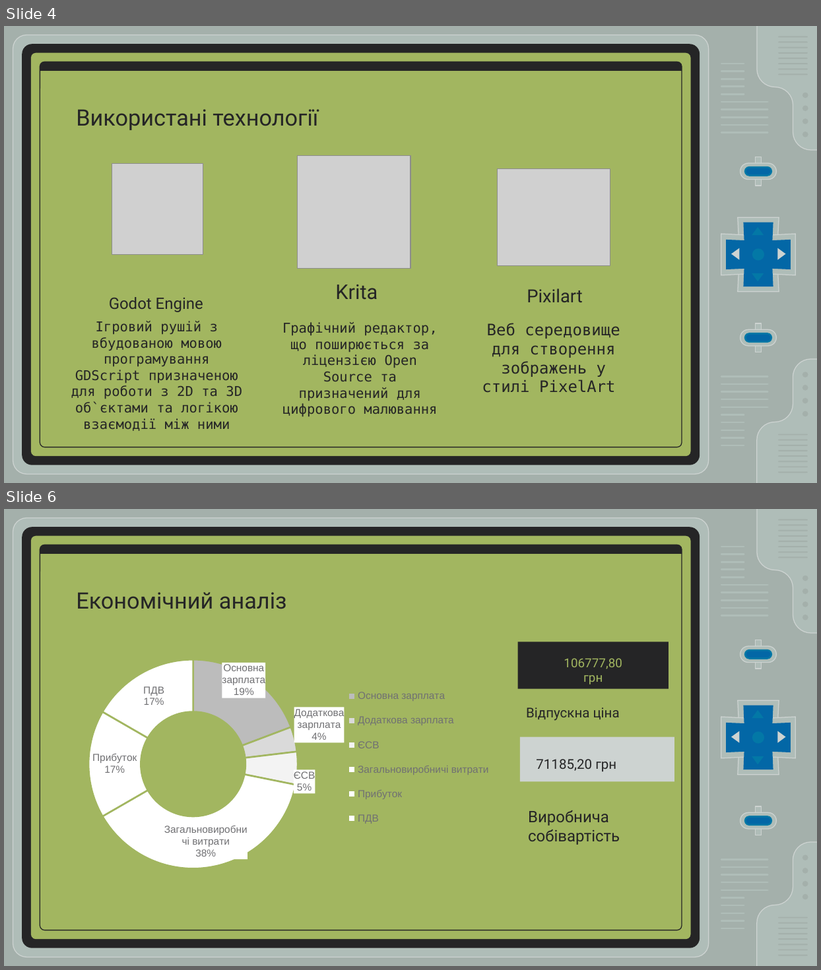
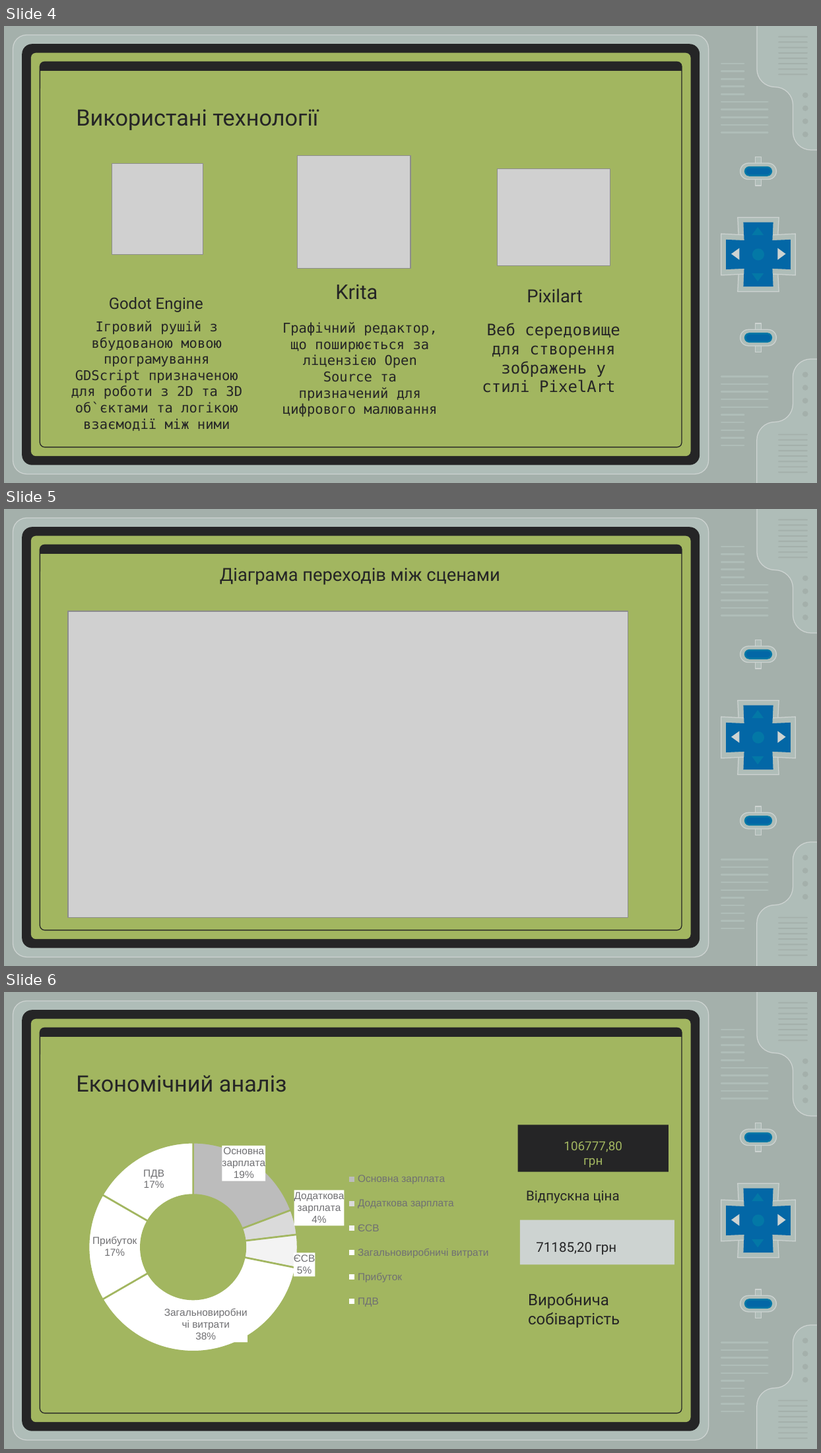
Before and after one commit to hucketa/Diplome, a slide deck: Docs/Диплом.pptx. Shown one above the other, each under a label of ours: slides 4 and 6 before the commit, slides 4, 5 and 6 after it; the slides between them are not shown. The pictures are 821x970 and 821x1453 pixels, drawn with LibreOffice and Linux fonts; fonts in the diff are those of the drawing; grey boxes stand for pictures. Boxes give left, top, right and bottom in pixels: in the first picture for what was removed or moved away, otherwise in the second. Text is boxed around its words. In the diff, an @@ line names an element or a change of style, - is before the commit and + after.

```diff
--- a/Docs/Диплом.pptx
+++ b/Docs/Диплом.pptx
@@ slide 5 added at [4,509,817,966], background #A4B0AB; not listed: 51 template elements that a slide beside it also shows @@
@@ title added at [220,568,500,585], 16 pt, text #252526 @@
+Діаграма переходів між сценами
@@ picture added at [68,611,628,918] @@
@@ group added at [741,640,776,668]: 3 rounded rectangles, 1 rectangle @@
@@ group added at [721,701,795,775]: 9 freeform shapes @@
@@ group added at [741,807,776,835]: 3 rounded rectangles, 1 rectangle @@
```
Also in this commit, not shown: 1 other slide added, 1 slide removed.
